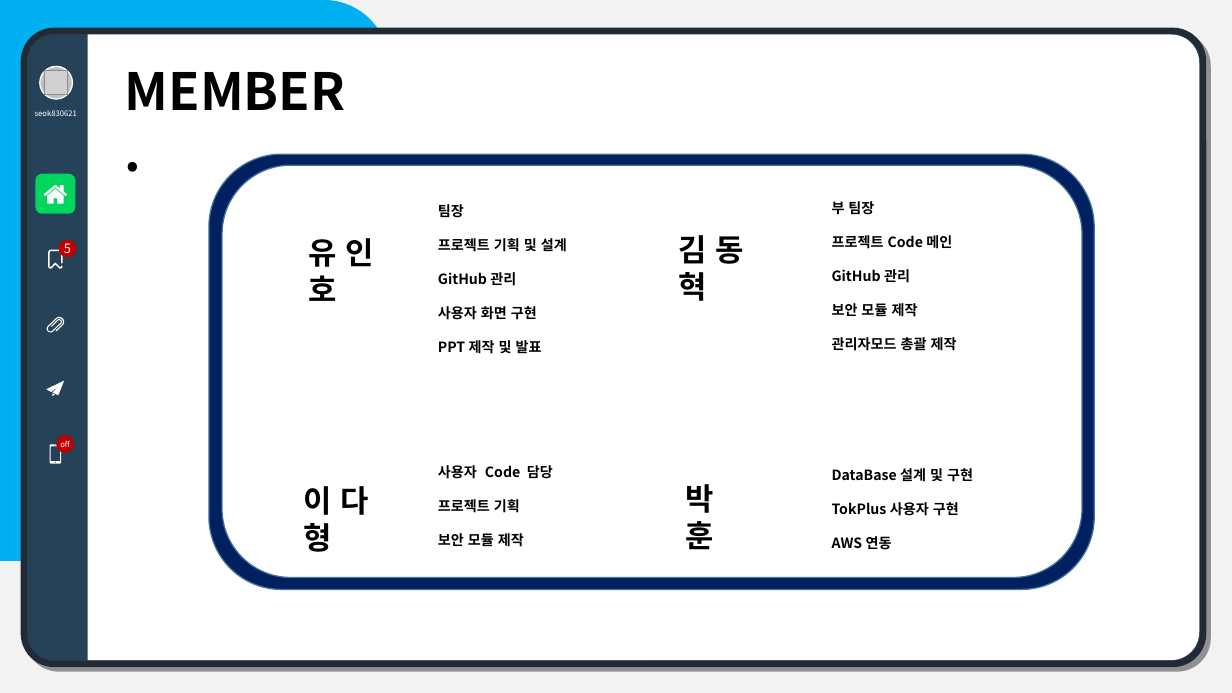
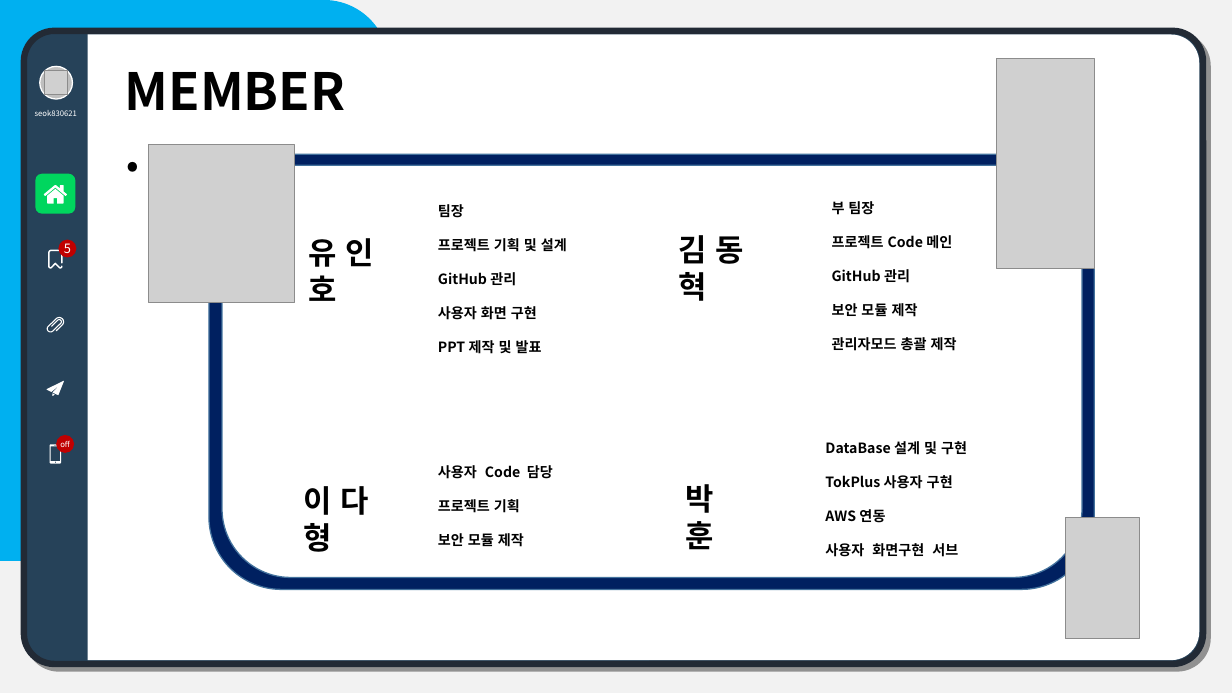
Before and after one commit to youinho/Sambank, a slide deck: slide 1 of src/main/webapp/resources/Project File/SamBank Project.pptx. Drawn at 1232x693 pixels with LibreOffice and Linux fonts; fonts in the diff are those of the drawing; grey boxes stand for pictures. Boxes give left, top, right and bottom in pixels: in the first picture for what was removed or moved away, otherwise in the second. Text is boxed around its words. In the diff, an @@ line names an element or a change of style, - is before the commit and + after.

```diff
--- a/src/main/webapp/resources/Project File/SamBank Project.pptx
+++ b/src/main/webapp/resources/Project File/SamBank Project.pptx
@@ picture added at (996, 59, 1094, 269) @@
@@ picture added at (149, 145, 296, 303) @@
@@ text "DataBase 설계 및 구현": place and size @@
-text "DataBase 설계 및 구현" at (832, 468, 973, 550)
+text "DataBase 설계 및 구현" at (825, 441, 967, 557)
@@ picture added at (1066, 518, 1140, 639) @@
@@ text at (825, 543, 958, 557): paragraph added @@
+사용자 화면구현 서브
```
Also in this commit, not shown: 5 other slides changed, 1 slide added, 1 slide removed.
